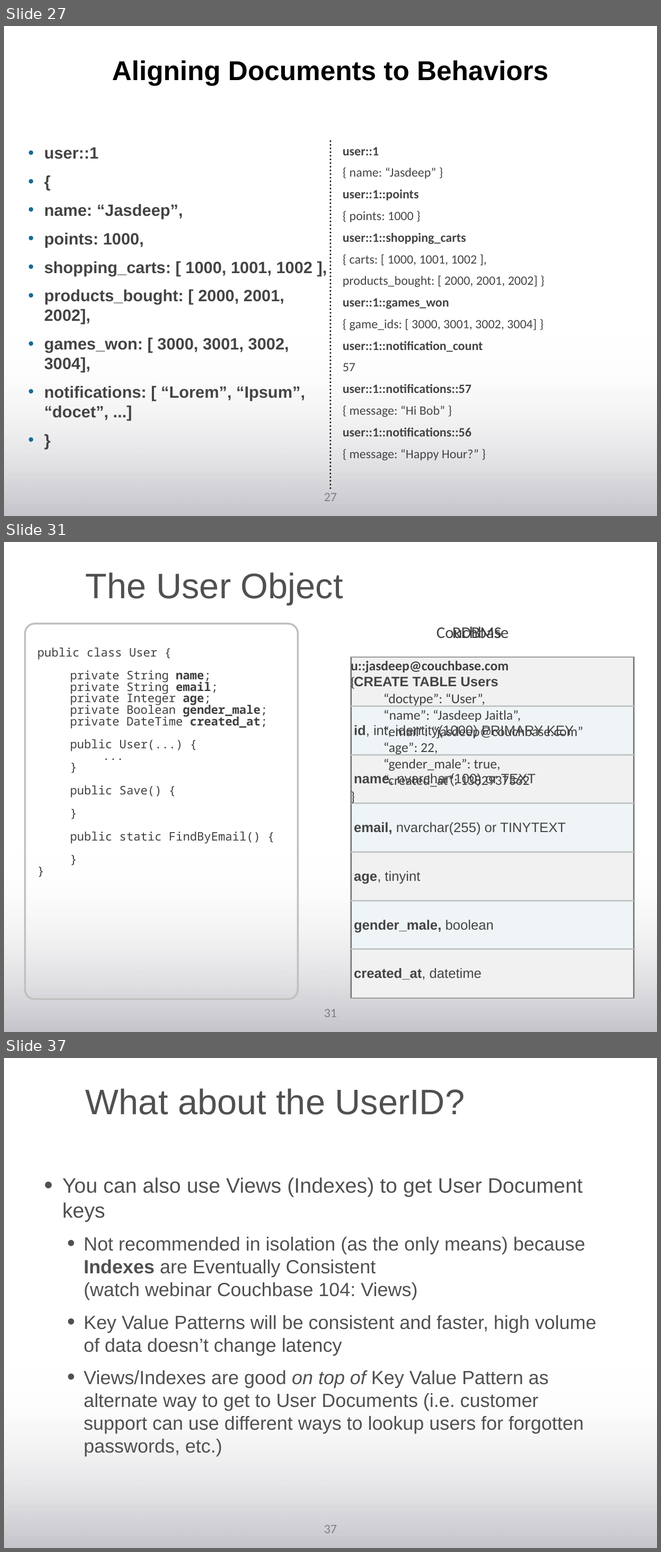
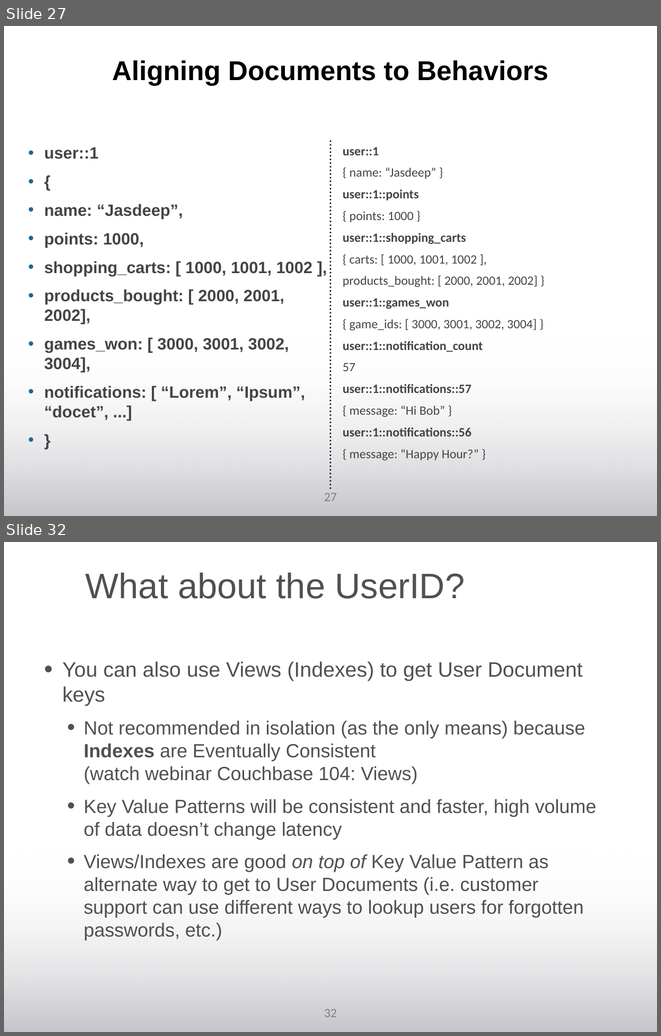
Before and after one commit to subalakr/workshop, a slide deck: server/beginner/presentations/3_data_modeling_with_couchbase.pptx. Shown one above the other, each under a label of ours: slides 27, 31 and 37 before the commit, slides 27 and 32 after it; the slides between them are not shown. The pictures are 661x1552 and 661x1036 pixels, drawn with LibreOffice and Linux fonts; fonts in the diff are those of the drawing; background and template pictures are left out. Boxes give left, top, right and bottom in pixels: in the first picture for what was removed or moved away, otherwise in the second. Text is boxed around its words. In the diff, an @@ line names an element or a change of style, - is before the commit and + after.

```diff
--- a/server/beginner/presentations/3_data_modeling_with_couchbase.pptx
+++ b/server/beginner/presentations/3_data_modeling_with_couchbase.pptx
@@ slide 31 removed at (4, 542, 657, 1032), background #FFFFFF; not listed: 2 template elements that a slide beside it also shows @@
@@ free removed at (84, 561, 560, 607) @@
-The User Object
@@ free removed at (433, 616, 553, 649) @@
-Couchbase
@@ free removed at (450, 616, 536, 649) @@
-RDBMS
@@ rounded rectangle removed at (25, 624, 298, 999) @@
-public class User {
-  private String name;
-  private String email;
-  private Integer age;
-  private Boolean gender_male;
-  private DateTime created_at;
-  public User(...) {
-    ...
-  }
-  public Save() {
-  }
-  public static FindByEmail() {
-  }
-}
@@ freeform shape removed at (351, 657, 634, 998) @@
-u::jasdeep@couchbase.com
-{
-  “doctype”: “User”,
-  “name”: “Jasdeep Jaitla”,
-  “email”: “jasdeep@couchbase.com”
-  “age”: 22,
-  “gender_male”: true,
-  “created_at”: 1382937362
-}
@@ table removed at (351, 658, 634, 998), 7 rows, 1 columns @@
-CREATE TABLE Users
-id, int, identity(1000) PRIMARY KEY
-name, nvarchar(100) or TEXT
-email, nvarchar(255) or TINYTEXT
-age, tinyint
-gender_male, boolean
-created_at, datetime
@@ what was slide 37 is now slide 32 @@
@@ page number at (324, 1008, 337, 1017): text changed @@
-37
+32
```
Also in this commit, not shown: 7 slides changed, 2 slides added, 4 other slides removed, 1 other file.
